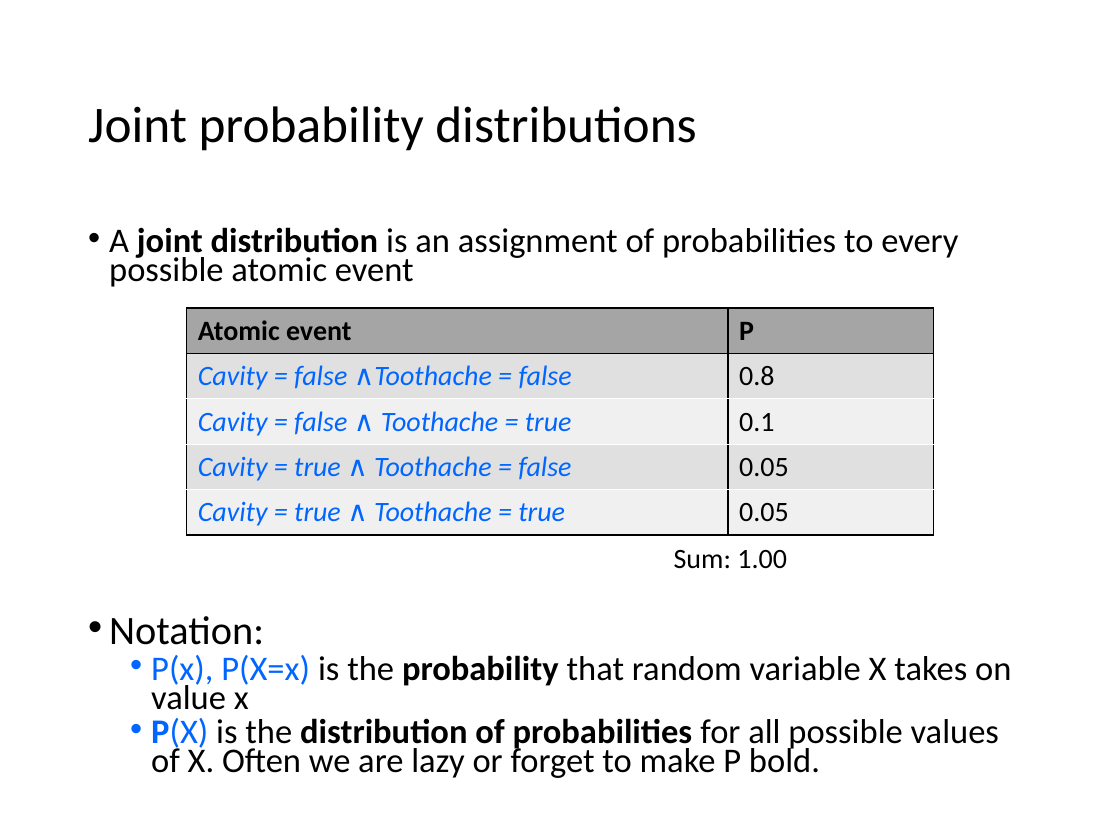
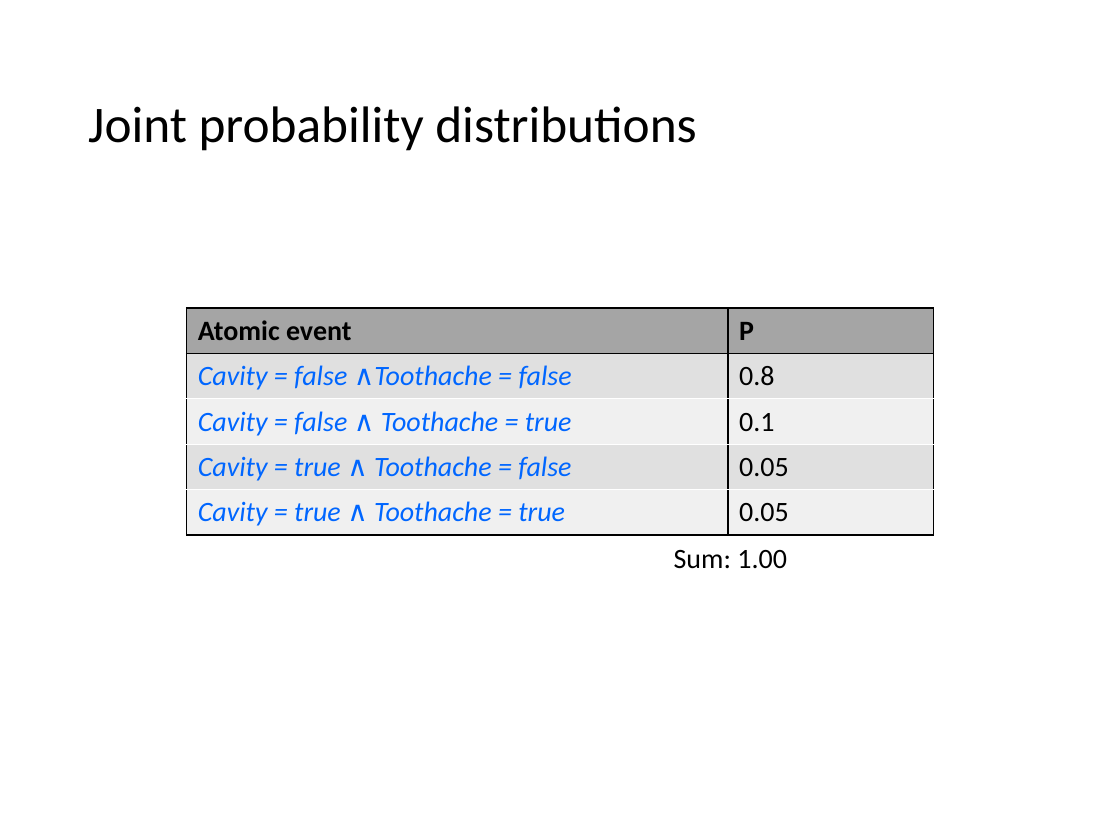
Before and after one commit to mhahsler/CS7320-AI, a slide deck: slide 11 of slides/12_uncertainty.pptx. Drawn at 1120x840 pixels with LibreOffice and Linux fonts; fonts in the diff are those of the drawing; grey boxes stand for pictures. Boxes give left, top, right and bottom in pixels: in the first picture for what was removed or moved away, otherwise in the second. Text is boxed around its words. In the diff, an @@ line names an element or a change of style, - is before the commit and + after.

```diff
--- a/slides/12_uncertainty.pptx
+++ b/slides/12_uncertainty.pptx
@@ text removed at (109, 227, 1011, 778) @@
-• A joint distribution is an assignment of probabilities to every possible atomic event
-• Notation:
-  • P(x), P(X=x) is the probability that random variable X takes on value x
-  • P(X) is the distribution of probabilities for all possible values of X. Often we are lazy or forget to make P bold.
```
Also in this commit, not shown: 18 other slides changed, 1 other file.
